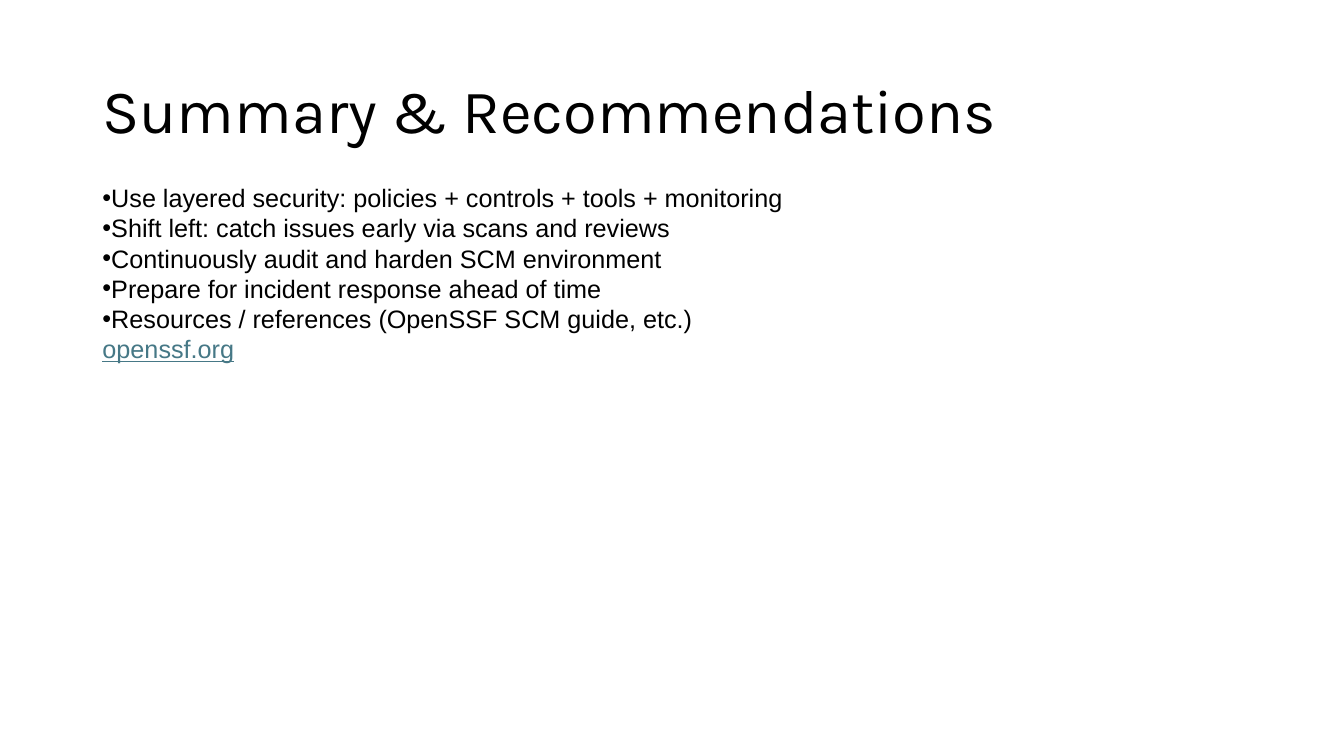
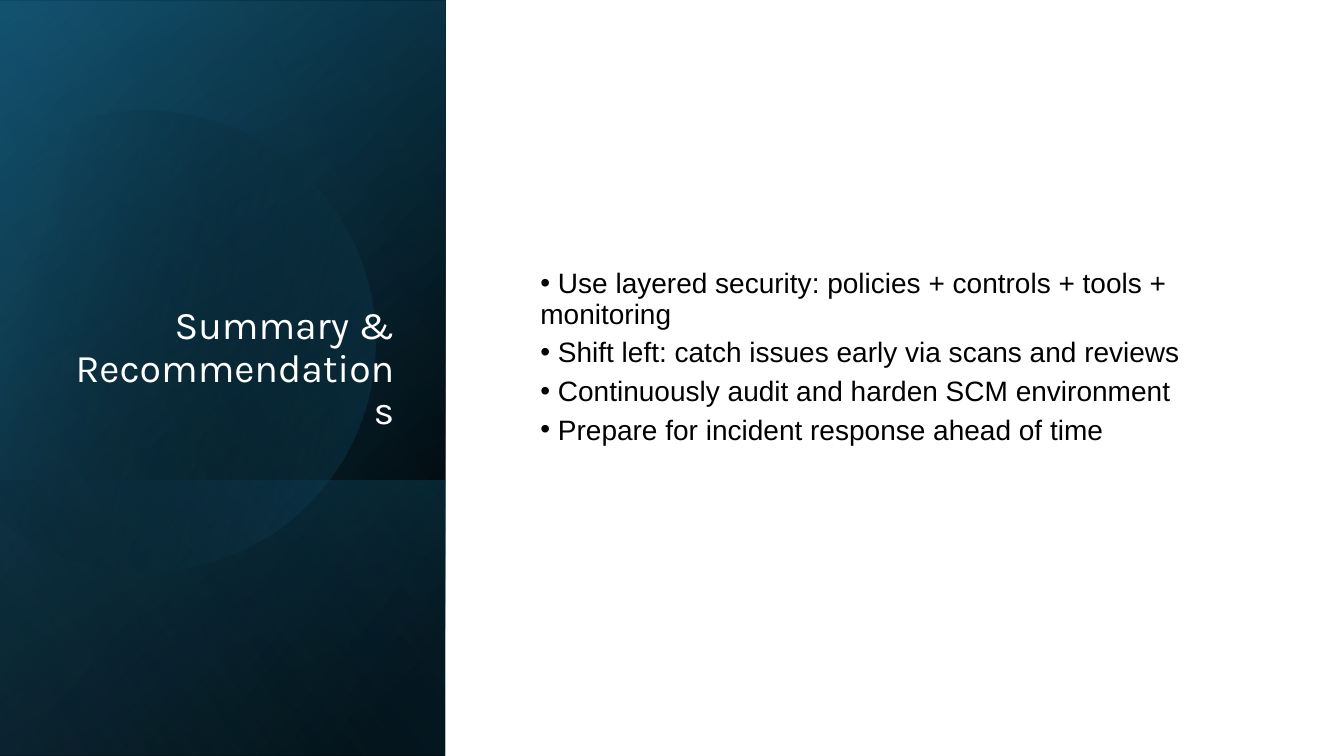
Before and after one commit to jacobwachenbach/csd-380, a slide deck: slide 10 of module-11/Achenbach-module11-csd-380.pptx. Drawn at 1344x756 pixels with LibreOffice and Linux fonts; fonts in the diff are those of the drawing. Boxes give left, top, right and bottom in pixels: in the first picture for what was removed or moved away, otherwise in the second. Text is boxed around its words. In the diff, an @@ line names an element or a change of style, - is before the commit and + after.

```diff
--- a/module-11/Achenbach-module11-csd-380.pptx
+++ b/module-11/Achenbach-module11-csd-380.pptx
@@ rectangle added at <box>0,0,1344,756</box>, fill #FFFFFF @@
@@ rectangle added at <box>0,0,446,756</box>, fill gradient #000000 to #104862 @@
@@ rectangle added at <box>0,1,446,756</box>, fill gradient #000000 to #156082 @@
@@ rectangle added at <box>0,0,446,755</box>, fill gradient #000000 to #46B1E1 @@
@@ freeform shape added at <box>0,56,431,618</box>, fill gradient #000000 to #156082 @@
@@ title "Summary & Recommendations": place and size @@
-title "Summary & Recommendations" at <box>102,90,996,148</box>
+title "Summary & Recommendations" at <box>175,314,349,349</box>
@@ title "Summary & Recommendations" at <box>175,314,349,349</box>: size 44 to 28 pt, text colour #000000 to #FFFFFF; alignment left to right; vertical alignment middle to bottom @@
@@ text "Use layered security: policies + ...": place and size @@
-text "Use layered security: policies + ..." at <box>102,188,783,364</box>
+text "Use layered security: policies + ..." at <box>540,272,1179,445</box>
@@ text "Use layered security: policies + ..." at <box>540,272,1179,445</box>: size 18 to 20 pt; line spacing 1 to 0.9; more space between paragraphs @@
@@ text at <box>102,309,692,364</box>: paragraphs removed @@
-• Resources / references (OpenSSF SCM guide, etc.)
-openssf.org
@@ rectangle added at <box>0,480,446,756</box>, fill gradient #156082 to #000000 @@
```
Also in this commit, not shown: 10 other slides changed.
